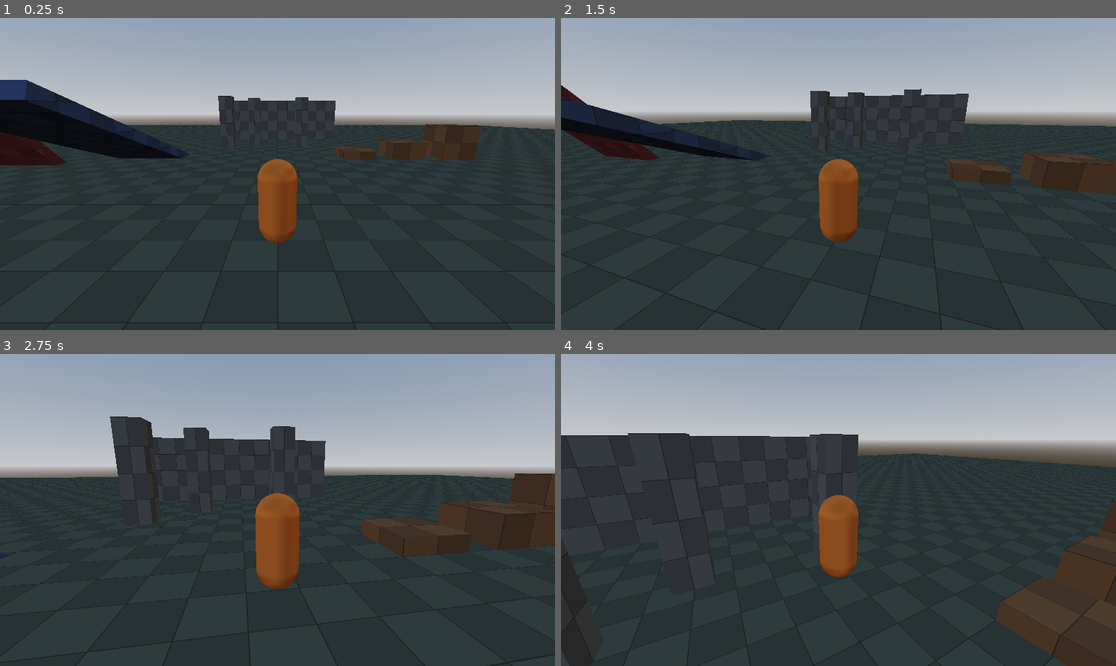
Above: before the commit, frames 1-4 (two rows, left to right).
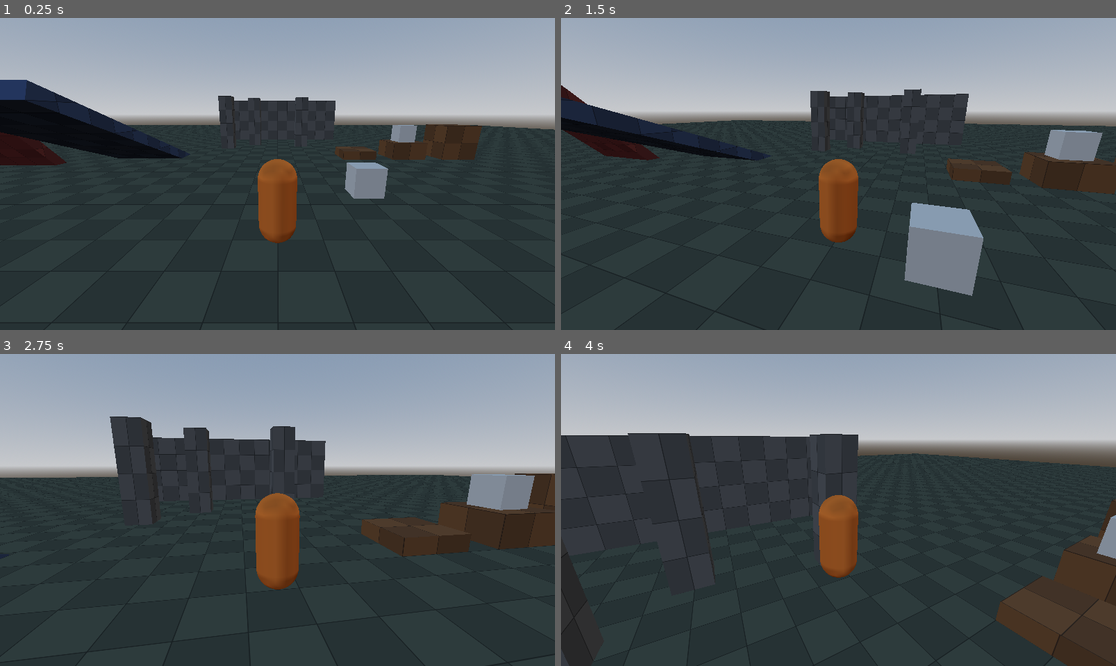
Above: after the commit, the same moments.

Repository: Hydroponicz/project-outpost
Game: Godot game, scene res://world/test_level.tscn
Two runs of this game, one before a commit and one after it. Both use one fixed random seed, a clock stepped at 60 frames per second and the inputs below.
Inputs (mouse positions are in pixels of both pictures, inside the frame that each line leads up to):
- Up to frame 1 (0.25 s): no input
- Up to frame 2 (1.5 s): tap Enter at 0.5 s; move the mouse to (866, 174) at 0.52 s; hold E (interact, bound only after the commit) 0.53-1.28 s; hold W (move_forward) from 0.53 s (still down); click (866, 174) at 0.67 s; tap Space (jump) at 0.77 s; move the mouse to (810, 174) at 1.27 s; tap Shift (sprint) at 1.35 s; click (810, 174) at 1.42 s
- Up to frame 3 (2.75 s): keep holding W (move_forward); tap Space (jump) at 1.52 s; tap E (interact, bound only after the commit) at 1.55, 2.3 s; move the mouse to (288, 503) at 2.02 s; hold Mouse wheel up (zoom_in) from 2.03 s (still down); click (288, 503) at 2.17 s
- Up to frame 4 (4 s): keep holding W (move_forward); move the mouse to (832, 516) at 2.77 s; release Mouse wheel up (zoom_in) at 2.78 s; tap Mouse wheel down (zoom_out) at 2.85 s; click (832, 516) at 2.92 s; tap Space (jump) at 3.02, 3.77 s; tap E (interact, bound only after the commit) at 3.05 s; move the mouse to (877, 513) at 3.52 s; hold E (interact, bound only after the commit) from 3.53 s (still down); click (877, 513) at 3.67 s

The runs differ from the first frame. In frame 1, 1.0% of the frame differs, in the area x 62-76%, y 34-58%; in frame 2, 4.2%, in the area x 61-98%, y 35-90%; in frame 3, 1.2%; in frame 4, 0.3%.

Commit message:
Step 2: interaction system
Camera-center raycast targeting with reach measured from the character,
reusable Interactable component, floating world-space prompt that shows
the keyboard or gamepad button last used, crosshair shown only when a
target is in range, and three color-changing test boxes.

Co-Authored-By: Claude Opus 5.5 <noreply@anthropic.com>
Claude-Session: https://claude.ai/code/session_01Dnt7QGQP5QX23Ak6sTPPQP

Diff:
--- /dev/null
+++ b/interaction/interactable.gd
@@ -0,0 +1,38 @@
+class_name Interactable
+extends Node3D
+## Makes an object usable by the player.
+##
+## How to use it: add an Interactable node as a child of any physics body
+## (StaticBody3D, RigidBody3D, ...), then move it to where the prompt should
+## float, usually just above the object. Connect the "interacted" signal to
+## whatever the object should do when used.
+##
+## Every usable thing in the game (trees, chests, workbenches, workers) will
+## use this same node.
+
+## Emitted when the player uses this object. "by" is whoever used it.
+signal interacted(by: Node)
+
+## Name shown in the prompt, e.g. "Test Box".
+@export var object_name: String = "Object"
+## Verb shown in the prompt, e.g. "Use", "Open", "Chop".
+@export var action_text: String = "Use"
+
+
+## The prompt without the button, e.g. "Use Test Box".
+func get_prompt_text() -> String:
+	return "%s %s" % [action_text, object_name]
+
+
+func interact(by: Node) -> void:
+	interacted.emit(by)
+
+
+## Finds the Interactable attached to a physics body, or null if there isn't one.
+static func find_on(node: Node) -> Interactable:
+	if node == null:
+		return null
+	for child in node.get_children():
+		if child is Interactable:
+			return child
+	return null
--- /dev/null
+++ b/interaction/interactor.gd
@@ -0,0 +1,60 @@
+class_name Interactor
+extends Node
+## Lives on the player. Every physics frame it looks for a usable object at
+## the center of the screen, and uses it when you press the interact button.
+##
+## How targeting works:
+##   1. Cast an invisible ray from the camera, straight through screen center.
+##   2. Take the first thing it hits. Walls block it, so no using things
+##      through walls.
+##   3. Only accept it if it's within "reach" of the CHARACTER (not the
+##      camera, which can be zoomed far back).
+
+## Emitted when the target changes. "target" is null when nothing is targeted.
+signal target_changed(target: Interactable)
+
+@export var camera: Camera3D
+@export var body: CharacterBody3D
+## How far the character can reach, in meters.
+@export var reach: float = 2.5
+## Reach is measured from this height above the character's feet (about chest height).
+@export var reach_origin_height: float = 1.0
+## How far the camera ray looks. Only needs to be longer than max zoom + reach.
+@export var ray_length: float = 20.0
+
+## The object currently targeted, or null.
+var target: Interactable = null
+
+
+func _physics_process(_delta: float) -> void:
+	var new_target := _find_target()
+	# A targeted object might have been deleted since last frame.
+	if target != null and not is_instance_valid(target):
+		target = null
+	if new_target != target:
+		target = new_target
+		target_changed.emit(target)
+
+
+func _unhandled_input(event: InputEvent) -> void:
+	if event.is_action_pressed("interact") and target != null:
+		target.interact(body)
+		get_viewport().set_input_as_handled()
+
+
+func _find_target() -> Interactable:
+	var from := camera.global_position
+	var to := from - camera.global_basis.z * ray_length  # Cameras look along -Z.
+
+	var query := PhysicsRayQueryParameters3D.create(from, to)
+	query.exclude = [body.get_rid()]  # Don't hit our own body.
+
+	var hit := body.get_world_3d().direct_space_state.intersect_ray(query)
+	if hit.is_empty():
+		return null
+
+	var reach_origin := body.global_position + Vector3.UP * reach_origin_height
+	if reach_origin.distance_to(hit.position) > reach:
+		return null
+
+	return Interactable.find_on(hit.collider)
--- a/player/player.tscn
+++ b/player/player.tscn
@@ -2,6 +2,8 @@
 
 [ext_resource type="Script" path="res://player/player.gd" id="1_player"]
 [ext_resource type="Script" path="res://player/camera_rig.gd" id="2_camera"]
+[ext_resource type="Script" path="res://interaction/interactor.gd" id="3_interactor"]
+[ext_resource type="PackedScene" path="res://ui/hud.tscn" id="4_hud"]
 
 [sub_resource type="CapsuleShape3D" id="CapsuleShape3D_body"]
 radius = 0.4
@@ -60,3 +62,11 @@
 [node name="Camera3D" type="Camera3D" parent="CameraRig/PitchPivot/SpringArm3D"]
 current = true
 fov = 70.0
+
+[node name="Interactor" type="Node" parent="." node_paths=PackedStringArray("camera", "body")]
+script = ExtResource("3_interactor")
+camera = NodePath("../CameraRig/PitchPivot/SpringArm3D/Camera3D")
+body = NodePath("..")
+
+[node name="HUD" parent="." node_paths=PackedStringArray("interactor") instance=ExtResource("4_hud")]
+interactor = NodePath("../Interactor")
--- a/project.godot
+++ b/project.godot
@@ -14,6 +14,10 @@
 config/description="Third-person survival crafting with worker automation."
 run/main_scene="res://world/test_level.tscn"
 config/features=PackedStringArray("4.7", "Forward Plus")
+
+[autoload]
+
+InputPrompts="*res://ui/input_prompts.gd"
 
 [display]
 
@@ -102,6 +106,12 @@
 "events": [Object(InputEventJoypadButton,"device":-1,"button_index":12,"pressed":false,"script":null)
 ]
 }
+interact={
+"deadzone": 0.5,
+"events": [Object(InputEventKey,"device":-1,"physical_keycode":69,"script":null)
+, Object(InputEventJoypadButton,"device":-1,"button_index":2,"pressed":false,"script":null)
+]
+}
 toggle_mouse_capture={
 "deadzone": 0.5,
 "events": [Object(InputEventKey,"device":-1,"physical_keycode":4194305,"script":null)
--- /dev/null
+++ b/ui/crosshair.gd
@@ -0,0 +1,13 @@
+extends Control
+## A small dot in the center of the screen with a dark outline,
+## so it's visible on both light and dark backgrounds.
+
+@export var radius: float = 3.0
+@export var color: Color = Color(1, 1, 1, 0.9)
+@export var outline_color: Color = Color(0, 0, 0, 0.6)
+
+
+func _draw() -> void:
+	var center := size * 0.5
+	draw_circle(center, radius + 1.5, outline_color)
+	draw_circle(center, radius, color)
--- /dev/null
+++ b/ui/hud.gd
@@ -0,0 +1,53 @@
+extends CanvasLayer
+## On-screen display. For now: the crosshair dot and the floating prompt.
+##
+## Both are hidden unless the Interactor has a target. The prompt is drawn
+## in 2D, but every frame it's moved to sit on top of the target's
+## Interactable node in the 3D world.
+
+@export var interactor: Interactor
+
+var _target: Interactable = null
+
+@onready var _crosshair: Control = $Crosshair
+@onready var _prompt: Label = $Prompt
+
+
+func _ready() -> void:
+	interactor.target_changed.connect(_on_target_changed)
+	InputPrompts.device_changed.connect(_on_device_changed)
+	_on_target_changed(null)
+
+
+func _process(_delta: float) -> void:
+	if _target == null or not is_instance_valid(_target):
+		return
+
+	var camera := get_viewport().get_camera_3d()
+	var anchor := _target.global_position
+	if camera == null or camera.is_position_behind(anchor):
+		_prompt.visible = false
+		return
+
+	# Convert the 3D point to a screen position, and center the label above it.
+	var screen_pos := camera.unproject_position(anchor)
+	_prompt.visible = true
+	_prompt.position = screen_pos - Vector2(_prompt.size.x * 0.5, _prompt.size.y)
+
+
+func _on_target_changed(target: Interactable) -> void:
+	_target = target
+	_crosshair.visible = target != null
+	_prompt.visible = target != null
+	_refresh_prompt_text()
+
+
+func _on_device_changed(_using_gamepad: bool) -> void:
+	_refresh_prompt_text()
+
+
+func _refresh_prompt_text() -> void:
+	if _target == null:
+		return
+	_prompt.text = "[%s] %s" % [InputPrompts.get_label(&"interact"), _target.get_prompt_text()]
+	_prompt.reset_size()  # Shrink/grow the label to fit the new text.
--- /dev/null
+++ b/ui/hud.tscn
@@ -0,0 +1,27 @@
+[gd_scene format=3]
+
+[ext_resource type="Script" path="res://ui/hud.gd" id="1_hud"]
+[ext_resource type="Script" path="res://ui/crosshair.gd" id="2_crosshair"]
+
+[node name="HUD" type="CanvasLayer"]
+script = ExtResource("1_hud")
+
+[node name="Crosshair" type="Control" parent="."]
+layout_mode = 3
+anchors_preset = 15
+anchor_right = 1.0
+anchor_bottom = 1.0
+grow_horizontal = 2
+grow_vertical = 2
+mouse_filter = 2
+script = ExtResource("2_crosshair")
+
+[node name="Prompt" type="Label" parent="."]
+offset_right = 200.0
+offset_bottom = 30.0
+mouse_filter = 2
+theme_override_colors/font_outline_color = Color(0, 0, 0, 1)
+theme_override_constants/outline_size = 6
+theme_override_font_sizes/font_size = 22
+text = "[E] Use Object"
+horizontal_alignment = 1
--- /dev/null
+++ b/ui/input_prompts.gd
@@ -0,0 +1,57 @@
+extends Node
+## Global helper (an "autoload", always running, reachable as InputPrompts).
+##
+## Remembers whether the player last used keyboard/mouse or a gamepad, and
+## turns an input action into a short button label like "E", "X" or "Square".
+
+signal device_changed(using_gamepad: bool)
+
+var using_gamepad: bool = false
+
+
+func _input(event: InputEvent) -> void:
+	var gamepad := using_gamepad
+	if event is InputEventKey or event is InputEventMouseButton:
+		gamepad = false
+	elif event is InputEventMouseMotion and event.relative.length() > 2.0:
+		gamepad = false  # Ignore tiny accidental mouse bumps.
+	elif event is InputEventJoypadButton:
+		gamepad = true
+	elif event is InputEventJoypadMotion and absf(event.axis_value) > 0.5:
+		gamepad = true  # Ignore stick drift.
+
+	if gamepad != using_gamepad:
+		using_gamepad = gamepad
+		device_changed.emit(using_gamepad)
+
+
+## Returns the label for an action's button on the current device.
+func get_label(action: StringName) -> String:
+	for event in InputMap.action_get_events(action):
+		if using_gamepad and event is InputEventJoypadButton:
+			return _joy_button_name((event as InputEventJoypadButton).button_index)
+		if not using_gamepad and event is InputEventKey:
+			var physical := (event as InputEventKey).physical_keycode
+			return OS.get_keycode_string(DisplayServer.keyboard_get_keycode_from_physical(physical))
+	return "?"
+
+
+func _joy_button_name(index: int) -> String:
+	var ps := _is_playstation()
+	match index:
+		JOY_BUTTON_A: return "Cross" if ps else "A"
+		JOY_BUTTON_B: return "Circle" if ps else "B"
+		JOY_BUTTON_X: return "Square" if ps else "X"
+		JOY_BUTTON_Y: return "Triangle" if ps else "Y"
+	return "Button %d" % index
+
+
+func _is_playstation() -> bool:
+	var pads := Input.get_connected_joypads()
+	if pads.is_empty():
+		return false
+	var pad_name := Input.get_joy_name(pads[0]).to_lower()
+	for hint in ["playstation", "dualsense", "dualshock", "ps4", "ps5", "sony"]:
+		if pad_name.contains(hint):
+			return true
+	return false
--- /dev/null
+++ b/world/test_box.gd
@@ -0,0 +1,28 @@
+extends StaticBody3D
+## Gray-box test object for the interaction system.
+## Changes color each time it's used.
+
+const COLORS: Array[Color] = [
+	Color(0.8, 0.8, 0.8),
+	Color(0.9, 0.3, 0.3),
+	Color(0.3, 0.8, 0.4),
+	Color(0.3, 0.5, 0.9),
+]
+
+var _color_index: int = 0
+var _material := StandardMaterial3D.new()
+
+@onready var _mesh: MeshInstance3D = $Mesh
+@onready var _interactable: Interactable = $Interactable
+
+
+func _ready() -> void:
+	# Each box gets its own material, so boxes change color independently.
+	_material.albedo_color = COLORS[0]
+	_mesh.material_override = _material
+	_interactable.interacted.connect(_on_interacted)
+
+
+func _on_interacted(_by: Node) -> void:
+	_color_index = (_color_index + 1) % COLORS.size()
+	_material.albedo_color = COLORS[_color_index]
--- /dev/null
+++ b/world/test_box.tscn
@@ -0,0 +1,24 @@
+[gd_scene format=3]
+
+[ext_resource type="Script" path="res://world/test_box.gd" id="1_box"]
+[ext_resource type="Script" path="res://interaction/interactable.gd" id="2_interactable"]
+
+[sub_resource type="BoxShape3D" id="BoxShape3D_box"]
+
+[sub_resource type="BoxMesh" id="BoxMesh_box"]
+
+[node name="TestBox" type="StaticBody3D"]
+script = ExtResource("1_box")
+
+[node name="CollisionShape3D" type="CollisionShape3D" parent="."]
+transform = Transform3D(1, 0, 0, 0, 1, 0, 0, 0, 1, 0, 0.5, 0)
+shape = SubResource("BoxShape3D_box")
+
+[node name="Mesh" type="MeshInstance3D" parent="."]
+transform = Transform3D(1, 0, 0, 0, 1, 0, 0, 0, 1, 0, 0.5, 0)
+mesh = SubResource("BoxMesh_box")
+
+[node name="Interactable" type="Node3D" parent="."]
+transform = Transform3D(1, 0, 0, 0, 1, 0, 0, 0, 1, 0, 1.3, 0)
+script = ExtResource("2_interactable")
+object_name = "Test Box"
--- a/world/test_level.tscn
+++ b/world/test_level.tscn
@@ -2,6 +2,7 @@
 
 [ext_resource type="PackedScene" path="res://player/player.tscn" id="1_player"]
 [ext_resource type="Texture2D" path="res://assets/textures/grid_checker.png" id="2_grid"]
+[ext_resource type="PackedScene" path="res://world/test_box.tscn" id="3_test_box"]
 
 [sub_resource type="ProceduralSkyMaterial" id="ProceduralSkyMaterial_sky"]
 
@@ -140,3 +141,14 @@
 
 [node name="Player" parent="." instance=ExtResource("1_player")]
 transform = Transform3D(1, 0, 0, 0, 1, 0, 0, 0, 1, 0, 0, 6)
+
+[node name="InteractionTests" type="Node3D" parent="."]
+
+[node name="TestBox_Open" parent="InteractionTests" instance=ExtResource("3_test_box")]
+transform = Transform3D(1, 0, 0, 0, 1, 0, 0, 0, 1, 3, 0, 3)
+
+[node name="TestBox_OnPlatform" parent="InteractionTests" instance=ExtResource("3_test_box")]
+transform = Transform3D(1, 0, 0, 0, 1, 0, 0, 0, 1, 8, 1, -4)
+
+[node name="TestBox_BehindWall" parent="InteractionTests" instance=ExtResource("3_test_box")]
+transform = Transform3D(1, 0, 0, 0, 1, 0, 0, 0, 1, 0, 0, -15.5)
Not shown, changed: docs/ROADMAP.md
